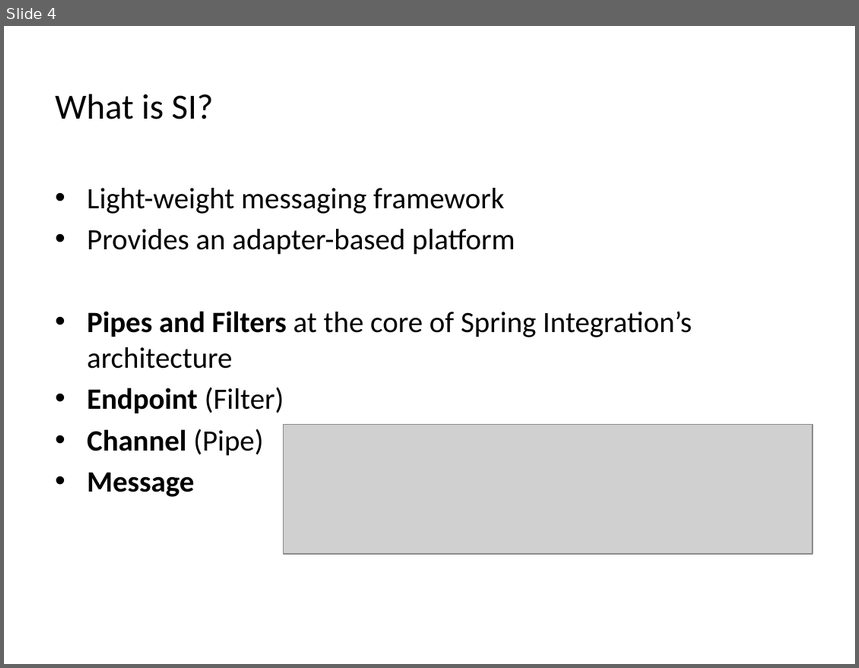
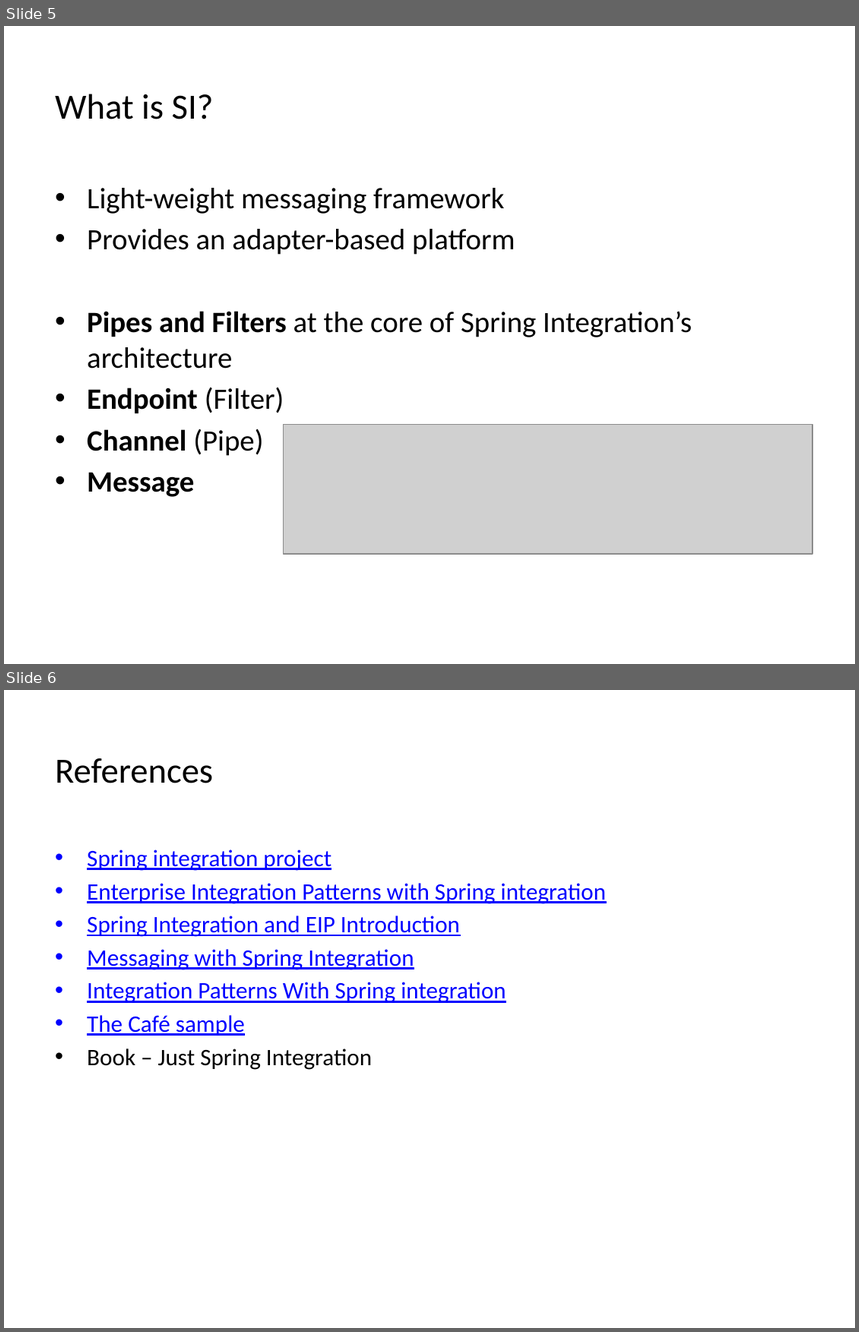
Before and after one commit to phuongtt2a/cafe, a slide deck: cafe/docs/Spring_Integration.pptx. Shown one above the other, each under a label of ours: slide 4 before the commit, slides 5 and 6 after it. The pictures are 859x668 and 859x1332 pixels, drawn with LibreOffice and Linux fonts; fonts in the diff are those of the drawing; grey boxes stand for pictures. Boxes give left, top, right and bottom in pixels: in the first picture for what was removed or moved away, otherwise in the second. Text is boxed around its words. In the diff, an @@ line names an element or a change of style, - is before the commit and + after.

```diff
--- a/cafe/docs/Spring_Integration.pptx
+++ b/cafe/docs/Spring_Integration.pptx
@@ slide 6 added at (4,690,855,1328), background #FFFFFF @@
@@ title added at (55,758,213,783), 30 pt, text #000000 @@
+References
@@ text added at (87,850,607,1070), 20 pt, text #0000FF, underline @@
+• Spring integration project
+• Enterprise Integration Patterns with Spring integration
+• Spring Integration and EIP Introduction
+• Messaging with Spring Integration
+• Integration Patterns With Spring integration
+• The Café sample
+• Book – Just Spring Integration
@@ what was slide 4 is now slide 5 @@
```
Also in this commit, not shown: 1 slide changed, 2 other slides added, 1 slide removed.
